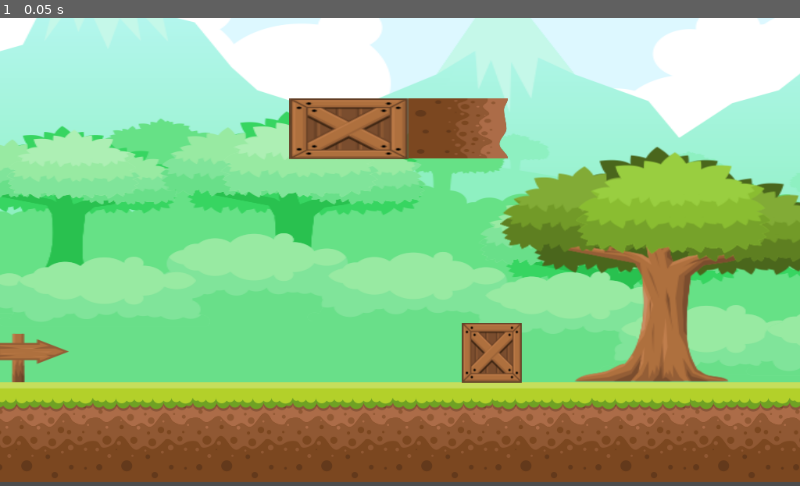
Above: before the commit, frame 1.
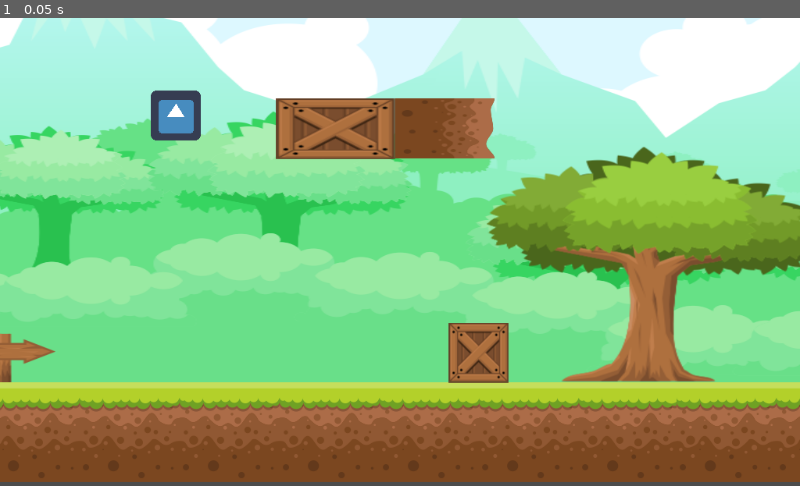
Above: after the commit, the same moment.

Repository: CC-SI/Game_lendas_corrompidas
Game: Godot game, scene res://src/Cenas/cenarioDeTestes.tscn
Same seed, same stepped clock (60 frames per second), same inputs: the game is played once before the commit and once after it. The project has no main scene, so this scene is started directly. The engine's default icon, where the game draws it, is replaced by a stand-in: a white triangle on a blue panel in a dark square.
Inputs:
- Up to frame 1 (0.05 s): no input

The runs differ from the first frame. In frame 1, 13% of the frame differs, in the area x 0-100%, y 0-94%.

Commit message:
criei o script

Diff:
--- a/src/Cenas/cenarioDeTestes.tscn
+++ b/src/Cenas/cenarioDeTestes.tscn
@@ -6,6 +6,8 @@
 [ext_resource path="res://src/Artes/Cenario/Object/Tree_2.png" type="Texture" id=4]
 [ext_resource path="res://src/Artes/Cenario/Tiles/6.png" type="Texture" id=5]
 [ext_resource path="res://src/Artes/Cenario/BG/BG.png" type="Texture" id=6]
+[ext_resource path="res://src/scripts/player.gd" type="Script" id=7]
+[ext_resource path="res://icon.png" type="Texture" id=8]
 
 [sub_resource type="RectangleShape2D" id=1]
 extents = Vector2( 574.5, 67 )
@@ -19,7 +21,11 @@
 [sub_resource type="RectangleShape2D" id=4]
 extents = Vector2( 141.5, 39.25 )
 
+[sub_resource type="RectangleShape2D" id=5]
+extents = Vector2( 33.25, 34.5 )
+
 [node name="Cenario de testes" type="Node2D"]
+position = Vector2( -17, 0 )
 
 [node name="Fundo" type="Sprite" parent="."]
 position = Vector2( 690, 165 )
@@ -106,5 +112,16 @@
 texture = ExtResource( 5 )
 
 [node name="CollisionShape2D" type="CollisionShape2D" parent="Plataforma Ceu"]
-position = Vector2( 511, 141.25 )
+position = Vector2( 510, 140 )
 shape = SubResource( 4 )
+
+[node name="KinematicBody2D" type="KinematicBody2D" parent="."]
+script = ExtResource( 7 )
+
+[node name="Sprite" type="Sprite" parent="KinematicBody2D"]
+position = Vector2( 242, 125 )
+texture = ExtResource( 8 )
+
+[node name="CollisionShape2D" type="CollisionShape2D" parent="KinematicBody2D"]
+position = Vector2( 241.75, 124.5 )
+shape = SubResource( 5 )
--- /dev/null
+++ b/src/scripts/player.gd
@@ -0,0 +1,16 @@
+extends KinematicBody2D
+
+
+# Declare member variables here. Examples:
+# var a = 2
+# var b = "text"
+
+
+# Called when the node enters the scene tree for the first time.
+func _ready():
+	pass # Replace with function body.
+
+
+# Called every frame. 'delta' is the elapsed time since the previous frame.
+#func _process(delta):
+#	pass
Not shown: 1 places in src/Cenas/cenarioDeTestes.tscn that only renumber resources
